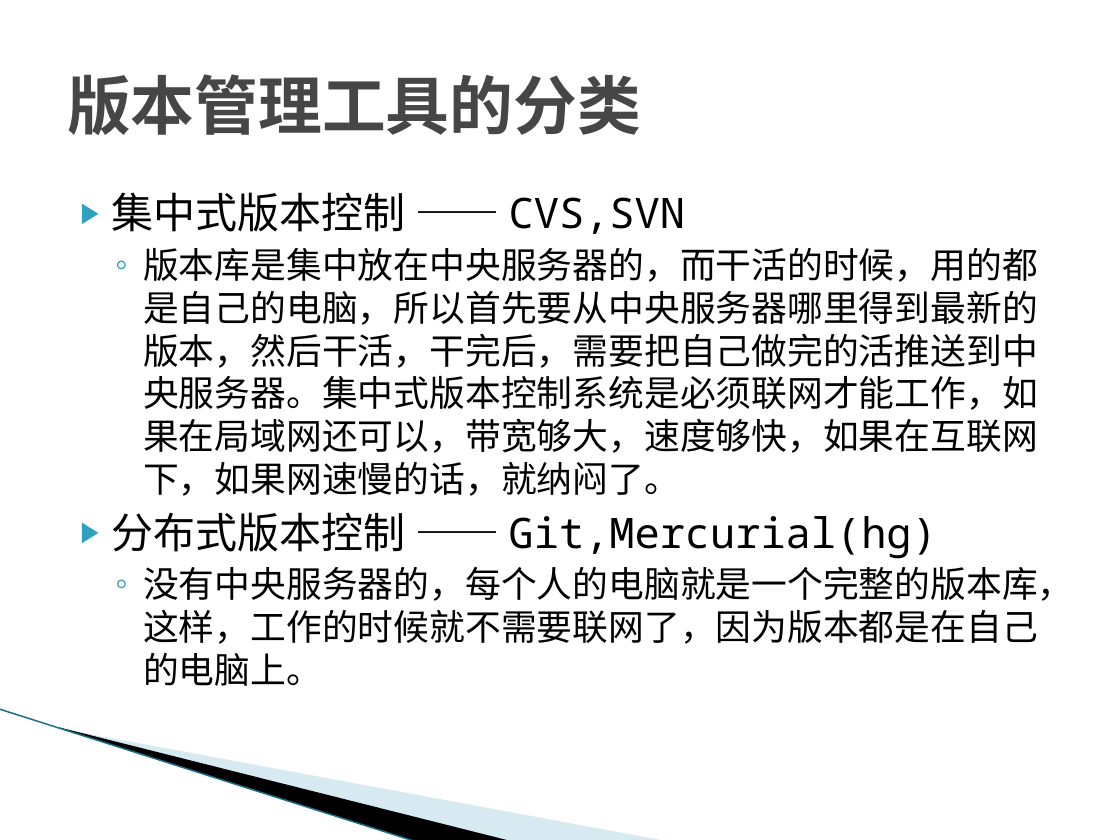
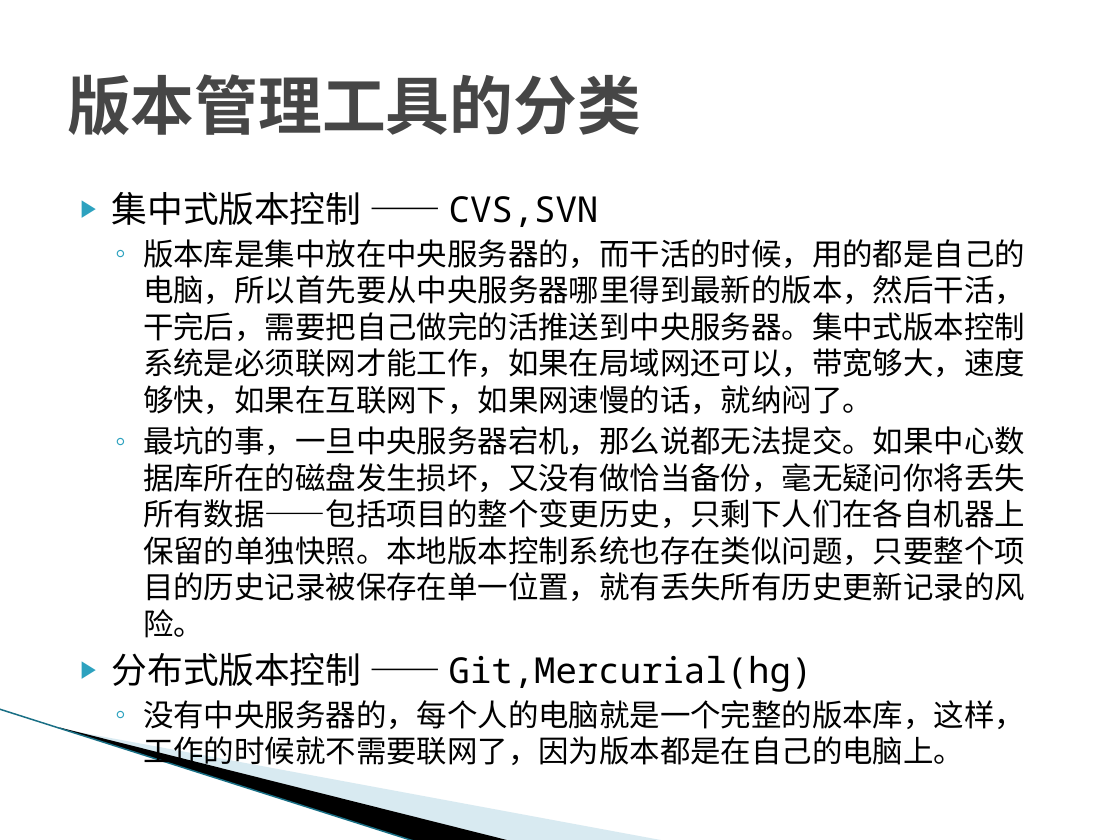
Before and after one commit to RxWylj/normal, a slide deck: slide 3 of branch.pptx. Drawn at 1120x840 pixels with LibreOffice and Linux fonts; fonts in the diff are those of the drawing; background and template pictures are left out. Boxes give left, top, right and bottom in pixels: in the first picture for what was removed or moved away, otherwise in the second. Text is boxed around its words. In the diff, an @@ line names an element or a change of style, - is before the commit and + after.

Commit message:
111
111

```diff
--- a/branch.pptx
+++ b/branch.pptx
@@ text at (112, 192, 1025, 729): size 27 to 22.9 pt in "集中式版本控制 —— CVS,SVN", "分布式版本控制 —— Git,Mercurial(hg)"; size 23 to 19.6 pt in "版本库是集中放在中央服务器的，而干活的时候，用的都是自己的电脑，所以首先要从中央服务器哪里得到最新的版本，然后干活，干完 ...", "没有中央服务器的，每个人的电脑就是一个完整的版本库，这样，工作的时候就不需要联网了，因为版本都是在自己的电脑上。" @@
@@ text at (143, 426, 1025, 638): paragraph added @@
+  ◦ 最坑的事，一旦中央服务器宕机，那么说都无法提交。如果中心数据库所在的磁盘发生损坏，又没有做恰当备份，毫无疑问你将丢失所有数据——包括项目的整个变更历史，只剩下人们在各自机器上保留的单独快照。本地版本控制系统也存在类似问题，只要整个项目的历史记录被保存在单一位置，就有丢失所有历史更新记录的风险。
```
